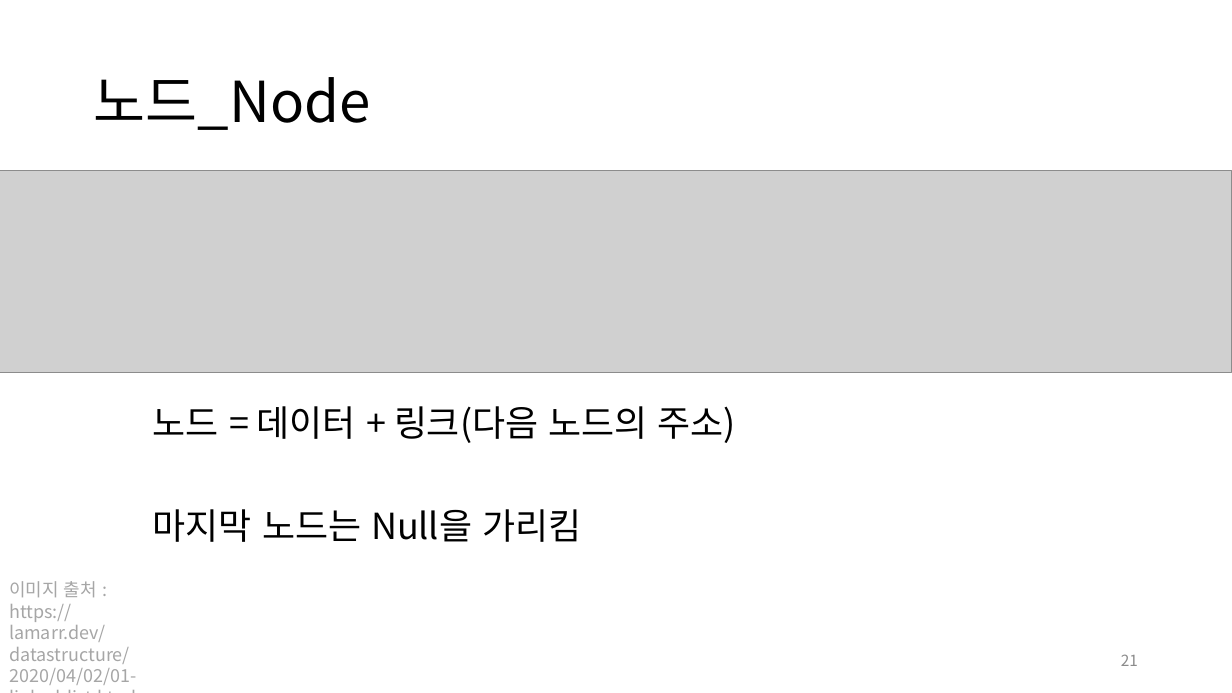
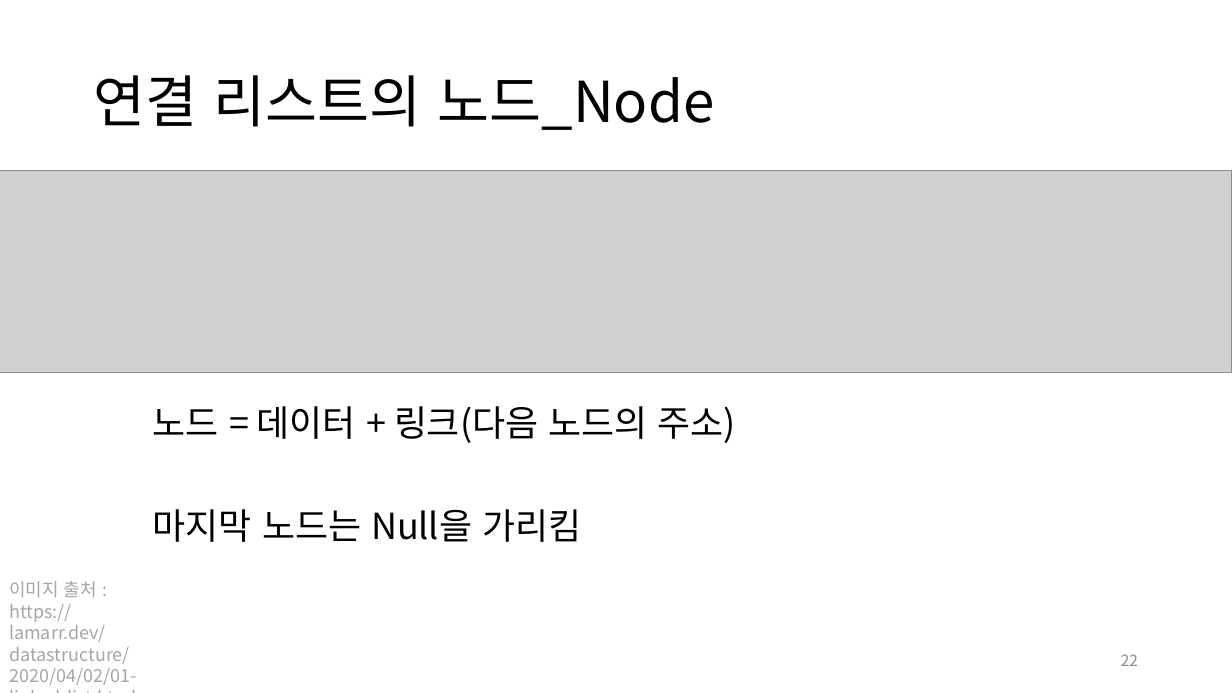
Before and after one commit to jm-kor-00/Seed_23-2nd, a slide deck: slide 22 of 1st/2학기_씨앗_1회.pptx (slide 21 before the commit). Drawn at 1232x693 pixels with LibreOffice and Linux fonts; fonts in the diff are those of the drawing; grey boxes stand for pictures. Boxes give left, top, right and bottom in pixels: in the first picture for what was removed or moved away, otherwise in the second. Text is boxed around its words. In the diff, an @@ line names an element or a change of style, - is before the commit and + after.

```diff
--- a/1st/2학기_씨앗_1회.pptx
+++ b/1st/2학기_씨앗_1회.pptx
@@ title at (x1=94, y1=75, x2=714, y2=130): text changed @@
-노드_Node
+연결 리스트의 노드_Node
@@ page number at (x1=1121, y1=654, x2=1138, y2=666): text changed @@
-21
+22
```
Also in this commit, not shown: 3 other slides changed, 1 slide added, 2 other files.
